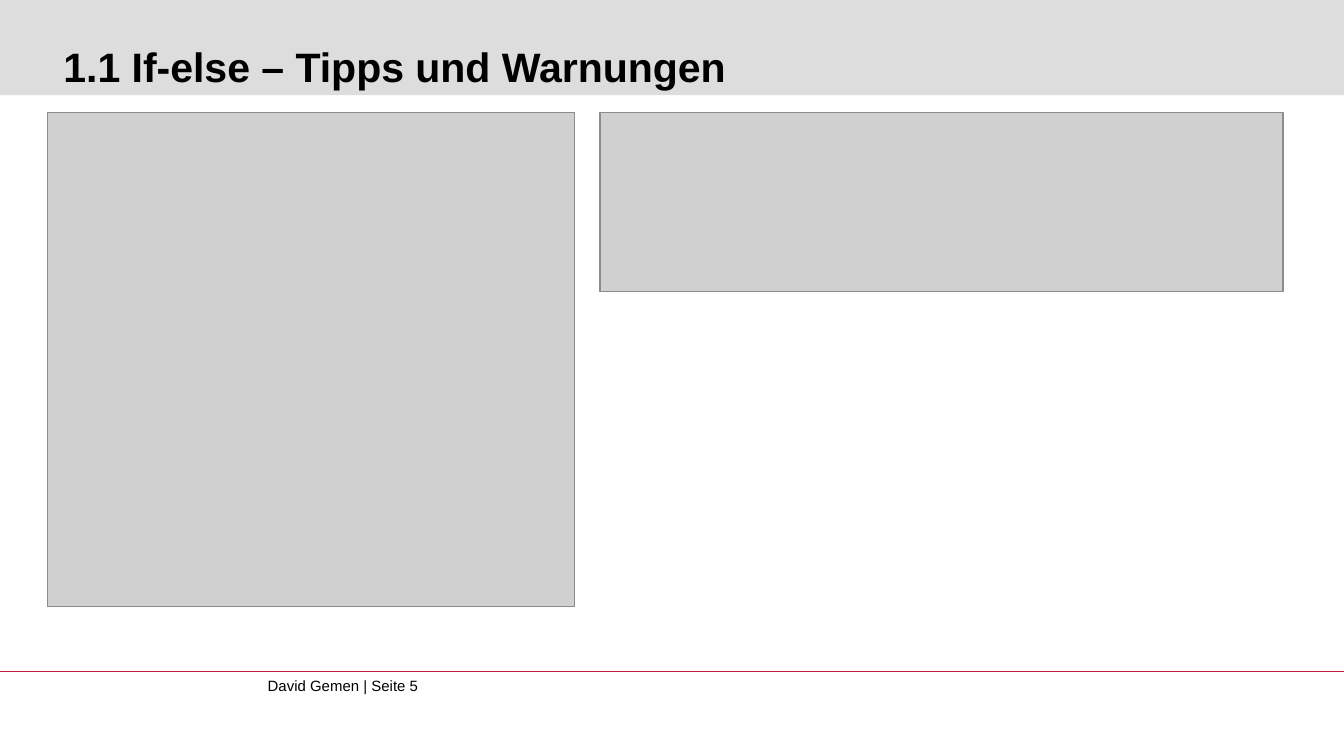
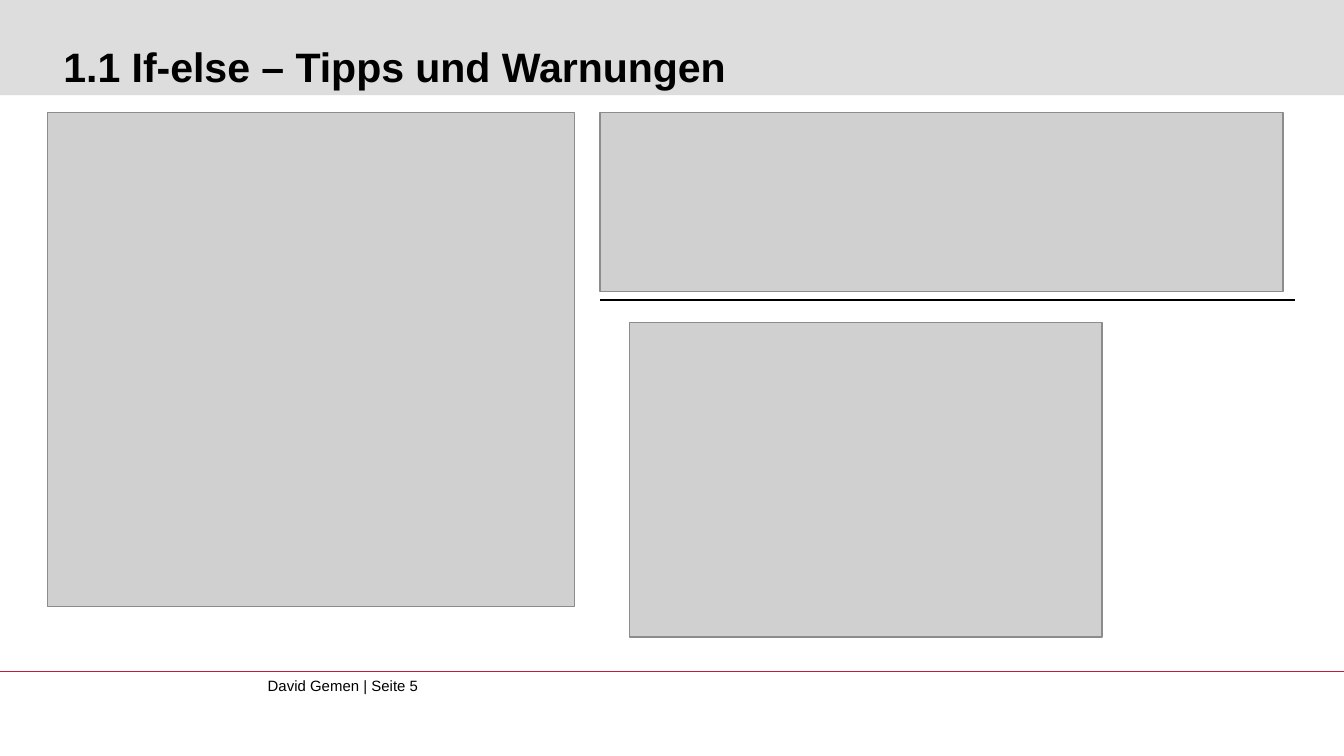
Before and after one commit to gemdav/Programmieren-1-Tutorium, a slide deck: slide 5 of slides/02_conditions_parameterization.pptx. Drawn at 1344x756 pixels with LibreOffice and Linux fonts; fonts in the diff are those of the drawing; grey boxes stand for pictures; background and template pictures are left out. Boxes give left, top, right and bottom in pixels: in the first picture for what was removed or moved away, otherwise in the second. Text is boxed around its words. In the diff, an @@ line names an element or a change of style, - is before the commit and + after.

Commit message:
Slides 02_conditions_parameterization: Tipps und Warnungen Folie fuer if - else, nachtrag: Ein beispiel mit klammern

```diff
--- a/slides/02_conditions_parameterization.pptx
+++ b/slides/02_conditions_parameterization.pptx
@@ line added from (601, 300) to (1294, 300), #000000 0.75 pt @@
@@ picture added at box(630, 323, 1102, 637) @@
```
Also in this commit, not shown: 1 other file.
